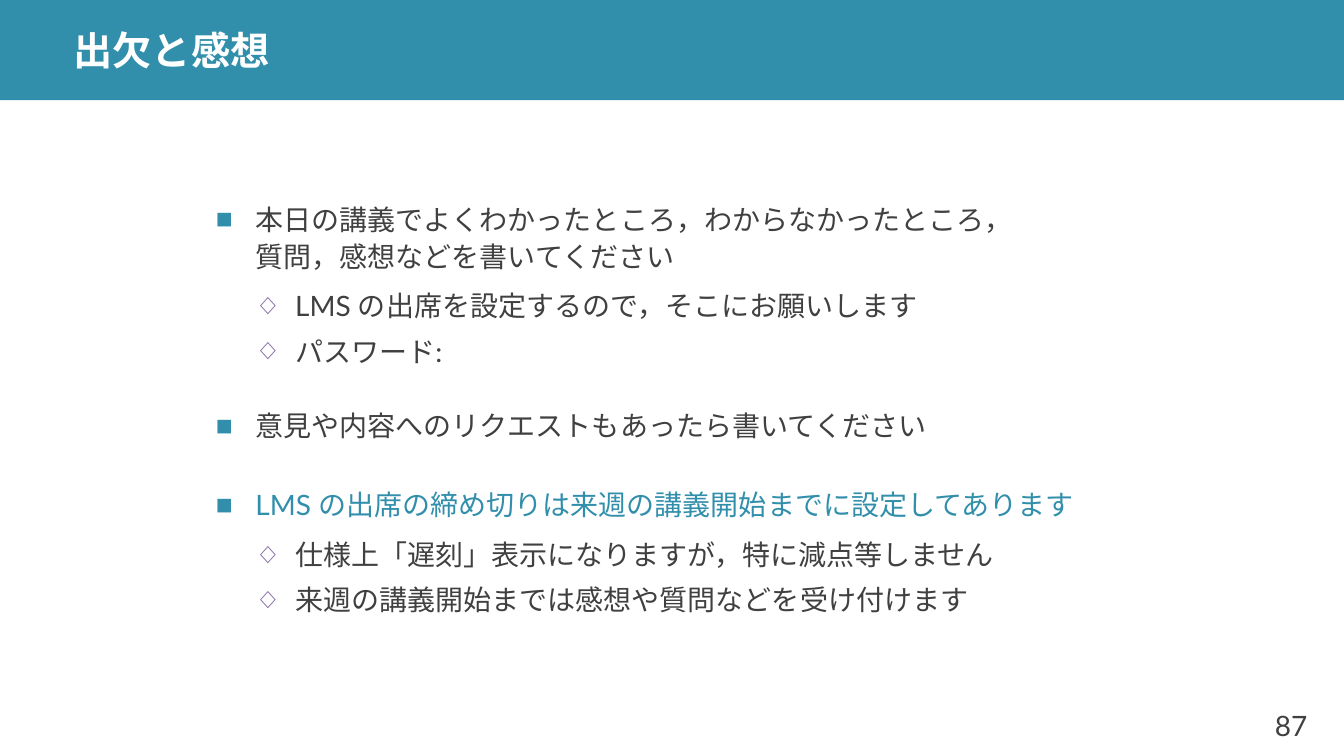
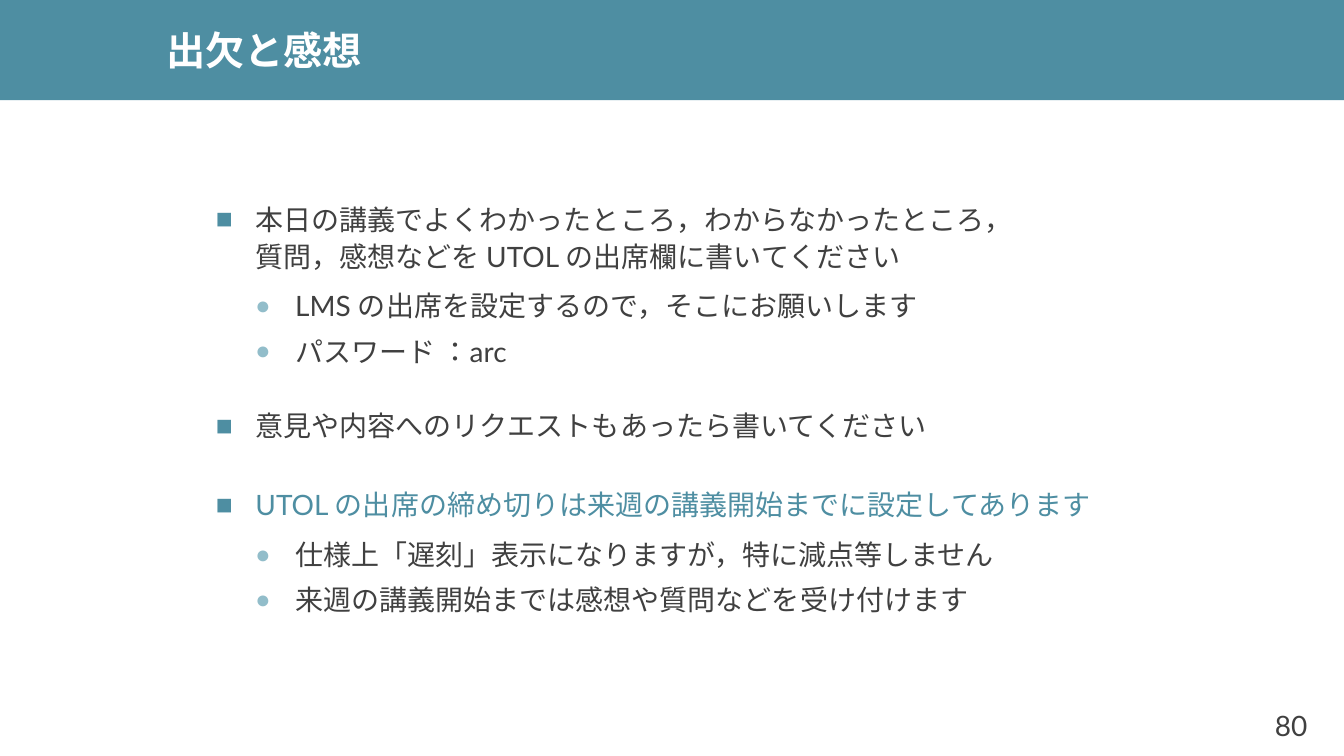
Before and after one commit to shioyadan/advanced-computer-organization, a slide deck: slide 80 of aco-shioya-05.pptx (slide 87 before the commit). Drawn at 1344x756 pixels with LibreOffice and Linux fonts; fonts in the diff are those of the drawing. Boxes give left, top, right and bottom in pixels: in the first picture for what was removed or moved away, otherwise in the second. Text is boxed around its words. In the diff, an @@ line names an element or a change of style, - is before the commit and + after.

```diff
--- a/aco-shioya-05.pptx
+++ b/aco-shioya-05.pptx
@@ rectangle at (0,0,1344,100): fill #328FAC to #4E8EA2 @@
@@ title "出欠と感想": place and size @@
-title "出欠と感想" at (74,31,270,69)
+title "出欠と感想" at (166,31,362,69)
@@ text at (255,206,1012,270): text changed @@
-■ 本日の講義でよくわかったところ，わからなかったところ，
-  質問，感想などを書いてください
+■ 本日の講義でよくわかったところ，わからなかったところ，
+  質問，感想などを UTOL の出席欄に書いてください
@@ text at (255,292,994,613): bullet ◇ to ●; bullet colour #8064A2 to #92BDCA; bullet colour #328FAC to #4E8EA2 @@
@@ text at (295,339,507,363): text changed @@
-  ◇ パスワード:
+  ● パスワード ：arc
@@ text at (255,491,1091,518): text changed; text colour #328FAC to #4E8EA2 @@
-■ LMS の出席の締め切りは来週の講義開始までに設定してあります
+■ UTOL の出席の締め切りは来週の講義開始までに設定してあります
@@ page number at (1275,715,1308,736): text changed @@
-87
+80
```
Also in this commit, not shown: 54 other slides changed, 49 slides added, 53 slides removed, 3 other files.
